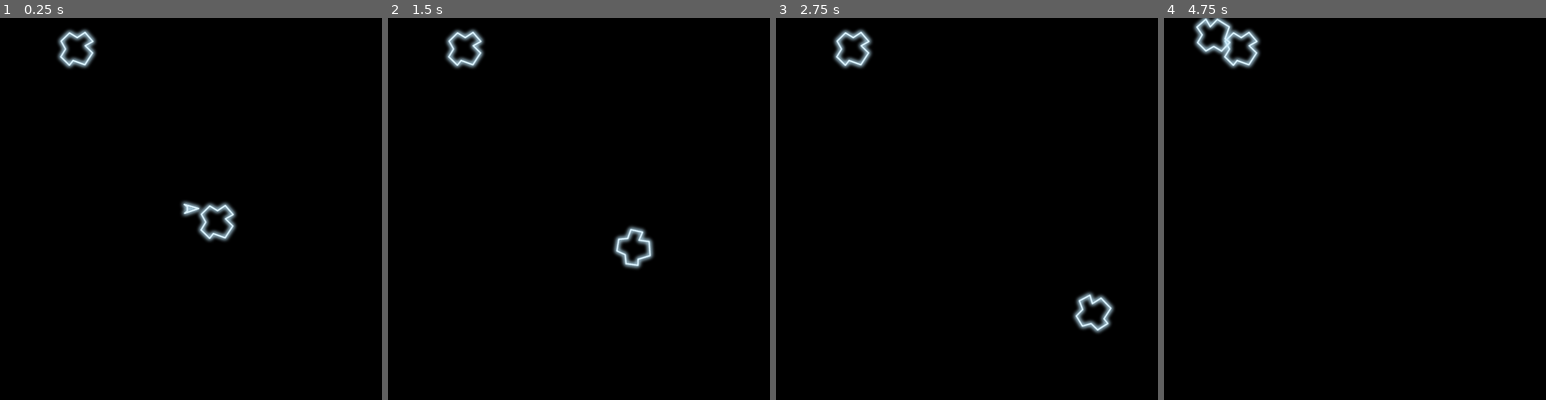
Above: before the commit, frames 1-4 (left to right).
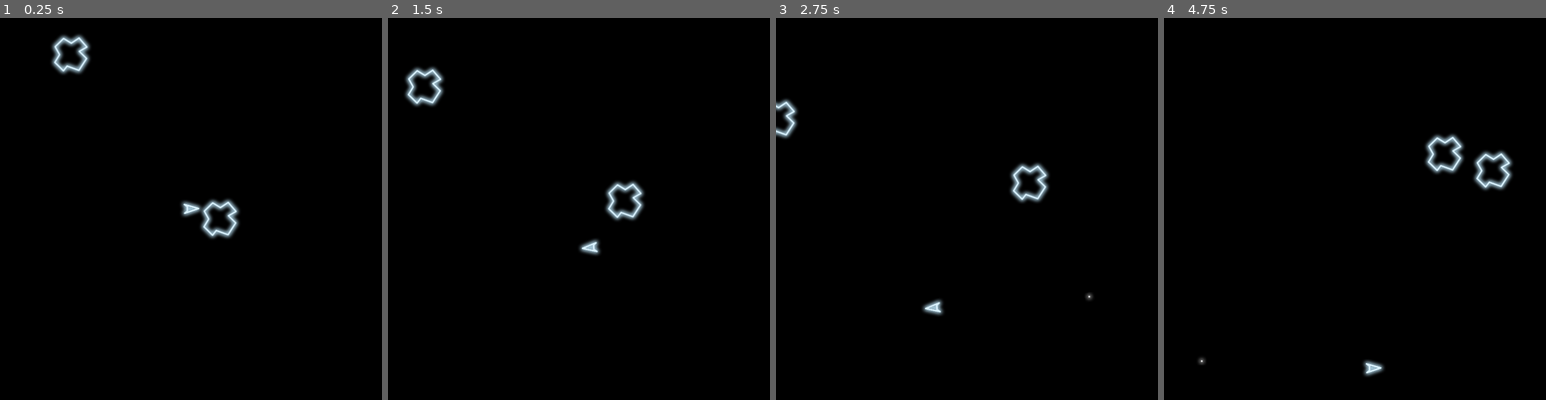
Above: after the commit, the same moments.

Repository: davidward462/asteroids
Game: Godot game, scene res://scenes/main.tscn
Two runs of this game, one before a commit and one after it. Both use one fixed random seed, a clock stepped at 60 frames per second and the inputs below.
Inputs:
- Up to frame 1 (0.25 s): no input
- Up to frame 2 (1.5 s): hold W (accelerate) 0.53-1.28 s; hold D (rotate_clockwise) 0.53-1.28 s; tap A (rotate_counterclockwise) at 1.35 s
- Up to frame 3 (2.75 s): hold W (accelerate) from 2.03 s (still down); tap Space (shoot) at 2.1 s
- Up to frame 4 (4.75 s): tap D (rotate_clockwise) at 2.85 s; release W (accelerate) at 3.53 s; hold A (rotate_counterclockwise) 3.53-4.28 s; tap Space (shoot) at 4.35 s

The runs differ from the first frame. In frame 1, 1.8% of the frame differs, in the area x 13-63%, y 2-59%; in frame 2, 3.0%, in the area x 4-70%, y 2-66%; in frame 3, 2.7%; in frame 4, 2.9%.

Commit message:
make asteroid move

Diff:
--- a/scripts/asteroid.gd
+++ b/scripts/asteroid.gd
@@ -15,8 +15,8 @@
 	add_to_group("asteroids")
 	randomize()
 
-	#speed = randf_range(MIN_SPEED, MAX_SPEED)
-	speed = 0.0
+	speed = randf_range(MIN_SPEED, MAX_SPEED)
+	#speed = 0.0
 	dir = randf_range(PI, -PI)
 
 	# Make asteroid move at a constant velocity and not slow down.
